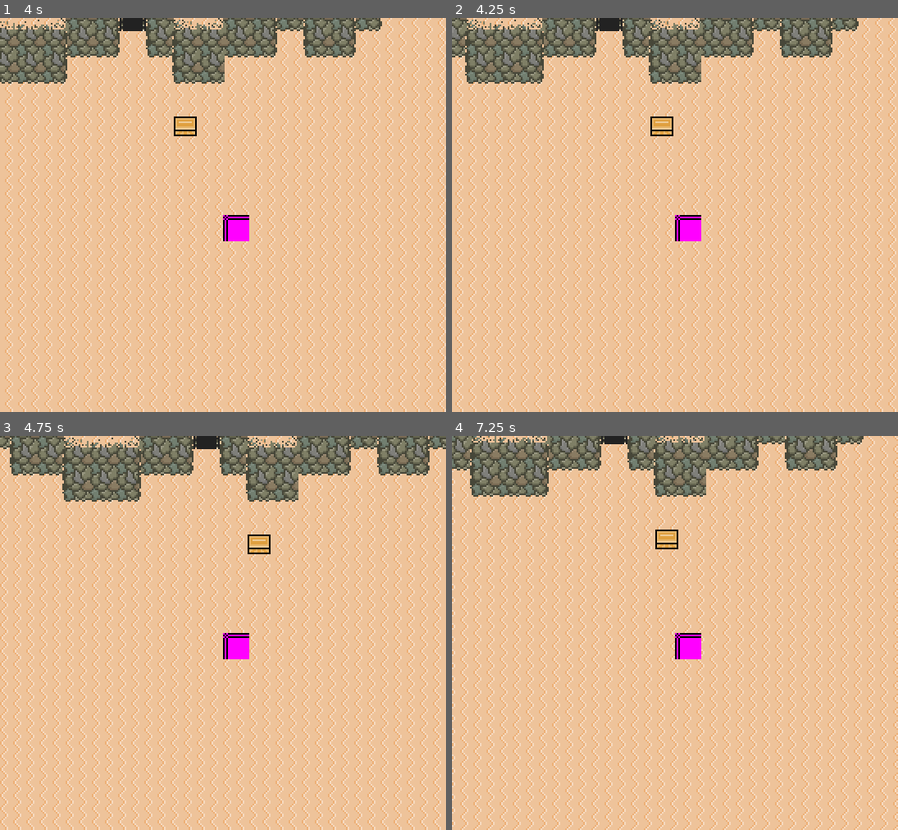
Above: before the commit, frames 1-4 (two rows, left to right).
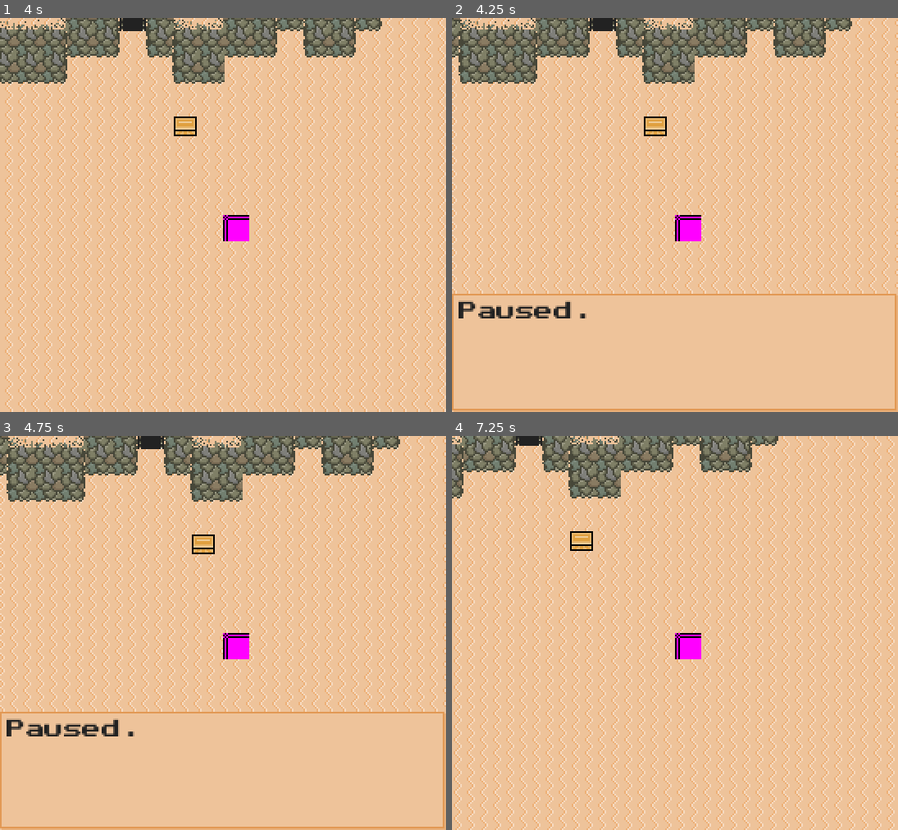
Above: after the commit, the same moments.

Repository: sherwoodjm/tomb-trials-godot
Game: Godot game, scene res://maps/outside_tomb.tscn
The game is run twice, just before and just after one commit, with the same random seed, the same clock (stepped at 60 frames per second) and the same inputs.
Inputs (mouse positions are in pixels of both pictures, inside the frame that each line leads up to):
- Up to frame 1 (4 s): tap Enter at 0.5 s; move the mouse to (321, 195) at 0.52 s; hold D (key_right) 0.53-1.28 s; hold Space (key_interact) 0.53-1.28 s; move the mouse to (133, 234) at 1.27 s; hold S (key_down) 1.28-2.03 s; tap Space (key_interact) at 1.35, 2.85 s; move the mouse to (267, 128) at 2.02 s; hold D (key_right) 2.03-2.78 s; hold Space (key_interact) 2.03-2.78 s; move the mouse to (200, 293) at 2.77 s; hold W (key_up) 2.78-3.53 s; move the mouse to (356, 274) at 3.52 s; hold A (key_left) from 3.53 s (still down); hold Space (key_interact) from 3.53 s (still down)
- Up to frame 2 (4.25 s): keep holding A (key_left); keep holding Space (key_interact); tap Escape (key_pause, bound only after the commit) at 4.15 s
- Up to frame 3 (4.75 s): keep holding A (key_left); move the mouse to (89, 573) at 4.27 s; release Space (key_interact) at 4.28 s; tap Space (key_interact) at 4.35 s
- Up to frame 4 (7.25 s): move the mouse to (697, 633) at 5.02 s; release A (key_left) at 5.03 s; hold S (key_down) 5.03-5.78 s; hold Space (key_interact) 5.03-5.78 s; move the mouse to (608, 534) at 5.77 s; hold D (key_right) 5.78-6.53 s; tap Space (key_interact) at 5.85 s; move the mouse to (773, 613) at 6.52 s; hold W (key_up) from 6.53 s (still down); hold Space (key_interact) from 6.53 s (still down)

Frame 1 is identical in both runs. In frame 2, 46% of the frame differs, in the area x 0-100%, y 0-100%; in frame 3, 49%; in frame 4, 54%.

Commit message:
Game timer added

Diff:
--- /dev/null
+++ b/desert_theme.tres
@@ -0,0 +1,10 @@
+[gd_resource type="Theme" format=3 uid="uid://jg1wq7n3kxg2"]
+
+[ext_resource type="FontFile" uid="uid://bw20tikc1sopk" path="res://Not Jam Mono Clean 11.ttf" id="1_l6ikb"]
+
+[resource]
+Label/constants/line_spacing = 0
+Label/font_sizes/font_size = 8
+Label/fonts/font = ExtResource("1_l6ikb")
+RichTextLabel/colors/default_color = Color(0.13333334, 0.13333334, 0.13333334, 1)
+RichTextLabel/fonts/normal_font = ExtResource("1_l6ikb")
--- a/dialogue.gd
+++ b/dialogue.gd
@@ -1,34 +1,24 @@
 extends CanvasLayer
 
 
-var controllable := true
+var can_clear := true
+
+var text:
+	set(val):
+		label.text = val
+		$Timer.start(0.4)
+		can_clear = false
+	get:
+		return label.text
 
 @onready var label := $Control/NinePatchRect/MarginContainer/RichTextLabel
 
 
-func _ready() -> void:
-	visibility_changed.connect(_on_visibility_changed)
-
-
-func _on_visibility_changed() -> void:
-	if visible:
-		get_tree().paused = true
-		controllable = false
-		$Timer.start(0.1)
-	else:
-		get_tree().paused = false
-
-
-
-func set_text(text) -> void:
-	label.text = text
+func _on_timer_timeout() -> void:
+	can_clear = true
 
 
 func _unhandled_key_input(event: InputEvent) -> void:
 	if event.is_action_pressed("key_interact"):
-		if visible and controllable:
-			print("Unpaused game!")
-
-
-func _on_timer_timeout() -> void:
-	controllable = true
+		if can_clear:
+			Main.hide_dialogue()
--- a/dialogue.tscn
+++ b/dialogue.tscn
@@ -1,16 +1,11 @@
 [gd_scene format=3 uid="uid://c2vawe0akqqm4"]
 
 [ext_resource type="Script" uid="uid://dmk85oyqh5sof" path="res://dialogue.gd" id="1_758ep"]
-[ext_resource type="FontFile" uid="uid://bw20tikc1sopk" path="res://Not Jam Mono Clean 11.ttf" id="1_oi3j2"]
 [ext_resource type="Texture2D" uid="uid://8ebf8h3bxo" path="res://sprites/dialogue.png" id="2_758ep"]
-
-[sub_resource type="Theme" id="Theme_va5y1"]
-RichTextLabel/colors/default_color = Color(0.13333334, 0.13333334, 0.13333334, 1)
-RichTextLabel/fonts/normal_font = ExtResource("1_oi3j2")
+[ext_resource type="Theme" uid="uid://jg1wq7n3kxg2" path="res://desert_theme.tres" id="2_hoxo3"]
 
 [node name="Dialogue" type="CanvasLayer" unique_id=1970777900]
 process_mode = 3
-visible = false
 script = ExtResource("1_758ep")
 
 [node name="Control" type="Control" parent="." unique_id=1808147997]
@@ -18,7 +13,7 @@
 anchors_preset = 0
 offset_right = 272.0
 offset_bottom = 240.0
-theme = SubResource("Theme_va5y1")
+theme = ExtResource("2_hoxo3")
 
 [node name="NinePatchRect" type="NinePatchRect" parent="Control" unique_id=1056926194]
 layout_mode = 0
@@ -43,9 +38,9 @@
 
 [node name="RichTextLabel" type="RichTextLabel" parent="Control/NinePatchRect/MarginContainer" unique_id=1929775893]
 layout_mode = 2
-text = "This is a textbox with enough text to wrap around inside. Play it again."
+text = "Hello world."
 scroll_active = false
 
-[node name="Timer" type="Timer" parent="." unique_id=1578459358]
+[node name="Timer" type="Timer" parent="." unique_id=148595788]
 
 [connection signal="timeout" from="Timer" to="." method="_on_timer_timeout"]
--- /dev/null
+++ b/game_timer.tscn
@@ -0,0 +1,11 @@
+[gd_scene format=3 uid="uid://bmkr7kykjwtu4"]
+
+[ext_resource type="Theme" uid="uid://jg1wq7n3kxg2" path="res://desert_theme.tres" id="1_qxk6v"]
+
+[node name="GameTimer" type="CanvasLayer" unique_id=642529917]
+
+[node name="Label" type="Label" parent="." unique_id=473399685]
+offset_right = 64.0
+offset_bottom = 9.0
+theme = ExtResource("1_qxk6v")
+text = "Time"
--- a/main.gd
+++ b/main.gd
@@ -3,12 +3,35 @@
 
 const PLAYER_SCENE := "res://player.tscn"
 var player = load(PLAYER_SCENE).instantiate()
+var game_total_time: float = 0
 
 
 func _ready() -> void:
+	process_mode = Node.PROCESS_MODE_ALWAYS
 	player.position = get_tree().current_scene.start_position
 	get_tree().current_scene.add_child(player)
 	Transition.fade_in(0.25)
+
+
+func _process(delta: float) -> void:
+	game_total_time += delta
+
+	# Pause the game when $Dialogue is visible
+	if $Dialogue.visible:
+		if get_tree().paused == false:
+			get_tree().paused = true
+	else:
+		if get_tree().paused == true:
+			get_tree().paused = false
+
+
+func _unhandled_key_input(event: InputEvent) -> void:
+	if event.is_action_pressed("key_pause"):
+		if $Dialogue.visible:
+			hide_dialogue()
+		else:
+			$Dialogue.text = "Paused."
+			show_dialogue()
 
 
 func teleport_player_to_position(pos) -> void:
@@ -49,3 +72,23 @@
 
 	await Transition.fade_in()
 	get_tree().paused = false
+
+
+func show_dialogue(_data := {}) -> void:
+	if _data.has("text"):
+		$Dialogue.text = _data.text
+	$Dialogue.show()
+
+
+func hide_dialogue() -> void:
+	$Dialogue.hide()
+
+
+func get_game_time() -> String:
+	var total_seconds_int: int = int(game_total_time)
+	@warning_ignore("integer_division")
+	var hour: int = total_seconds_int / 3600
+	@warning_ignore("integer_division")
+	var minute: int = (total_seconds_int % 3600) / 60
+	var second: int =  total_seconds_int % 60
+	return "%02d:%02d:%02d" % [hour, minute, second]
--- /dev/null
+++ b/main.tscn
@@ -0,0 +1,12 @@
+[gd_scene format=3 uid="uid://dehn3n3hpp0xx"]
+
+[ext_resource type="Script" uid="uid://i0px8put1jcp" path="res://main.gd" id="1_ig7tw"]
+[ext_resource type="PackedScene" uid="uid://c2vawe0akqqm4" path="res://dialogue.tscn" id="2_0xm2m"]
+
+[node name="Main" type="Node" unique_id=1558696017]
+script = ExtResource("1_ig7tw")
+
+[node name="Dialogue" parent="." unique_id=1970777900 instance=ExtResource("2_0xm2m")]
+visible = false
+
+[node name="Timer" type="Timer" parent="." unique_id=1028187890]
--- a/player.gd
+++ b/player.gd
@@ -29,13 +29,18 @@
 		var collider = $RayCast2D.get_collider()
 		if collider:
 			if collider is TreasureChest and not collider.opened:
-				# Collect money!
-				collider.opened = true
-				Global.money += collider.total_money
-				Dialogue.set_text("You got %d gold!" % collider.total_money)
-				Dialogue.show()
+				collect_treasure(collider)
 
 
 func stop_movement() -> void:
 	player_controlled = false
 	velocity = Vector2.ZERO
+
+
+func collect_treasure(chest: TreasureChest) -> void:
+	var text = "You got %d gold!" % chest.total_money
+	chest.opened = true
+	Global.money += chest.total_money
+	Main.show_dialogue({
+		"text": text,
+	})
--- a/project.godot
+++ b/project.godot
@@ -18,10 +18,9 @@
 
 [autoload]
 
-Main="*uid://i0px8put1jcp"
 Global="*uid://ckqf1m2pqmt7u"
-Dialogue="*uid://c2vawe0akqqm4"
 Transition="*uid://can7wjkw2i0w1"
+Main="*uid://dehn3n3hpp0xx"
 
 [display]
 
@@ -77,6 +76,11 @@
 "events": [Object(InputEventKey,"resource_local_to_scene":false,"resource_name":"","device":-1,"window_id":0,"alt_press …(195 unchanged characters)…
 ]
 }
+key_pause={
+"deadzone": 0.2,
+"events": [Object(InputEventKey,"resource_local_to_scene":false,"resource_name":"","device":-1,"window_id":0,"alt_pressed":false,"shift_pressed":false,"ctrl_pressed":false,"meta_pressed":false,"pressed":false,"keycode":0,"physical_keycode":4194305,"key_label":0,"unicode":0,"location":0,"echo":false,"script":null)
+]
+}
 
 [physics]
 
Not shown, changed: README.md
